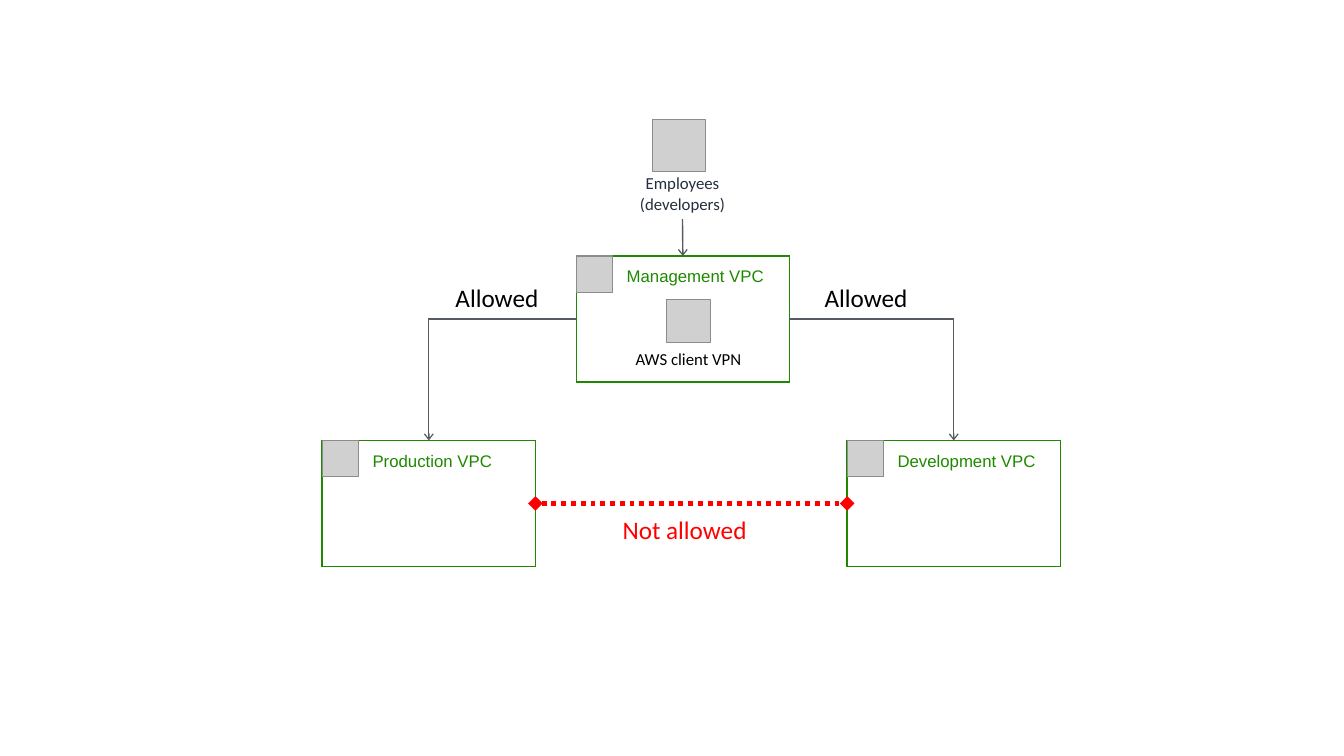
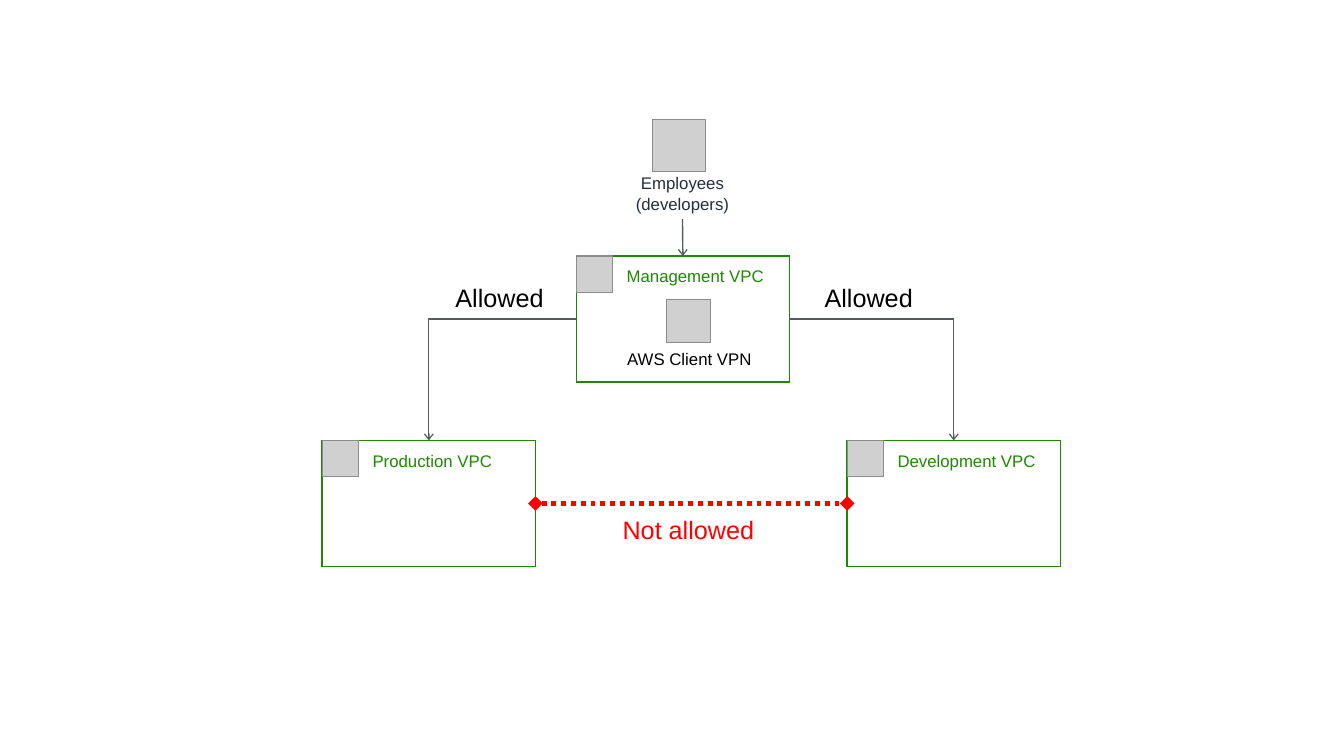
Before and after one commit to settlemate/stm8-quickstart-aws-fintech-blueprint, a slide deck: slide 3 of docs/images/AwsFintechBlueprint-architecture-diagrams.pptx. Drawn at 1344x756 pixels with LibreOffice and Linux fonts; fonts in the diff are those of the drawing; grey boxes stand for pictures. Boxes give left, top, right and bottom in pixels: in the first picture for what was removed or moved away, otherwise in the second. Text is boxed around its words. In the diff, an @@ line names an element or a change of style, - is before the commit and + after.

```diff
--- a/docs/images/AwsFintechBlueprint-architecture-diagrams.pptx
+++ b/docs/images/AwsFintechBlueprint-architecture-diagrams.pptx
@@ text at bbox=[627, 353, 751, 365]: text changed; font Calibri to Arial @@
-AWS client VPN
+AWS Client VPN
@@ font Calibri to Arial in 4 elements at bbox=[636, 177, 729, 214], bbox=[455, 288, 543, 308], bbox=[825, 288, 913, 308], bbox=[623, 520, 754, 540] @@
```
Also in this commit, not shown: 2 other slides changed, 14 other files.
